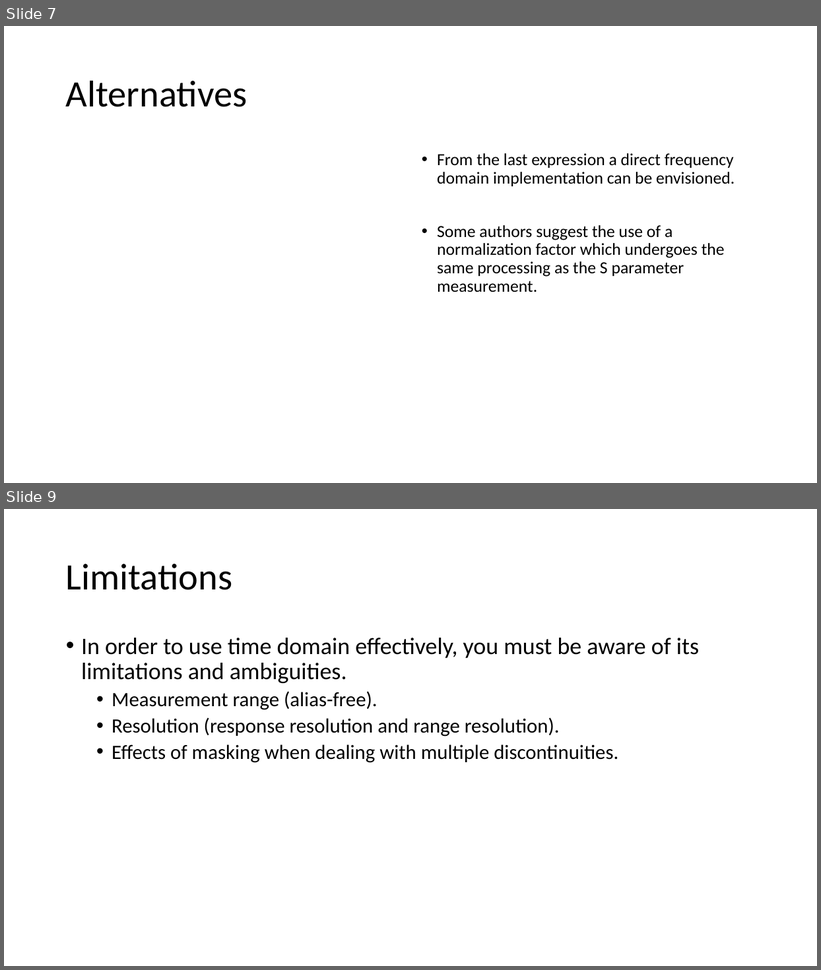
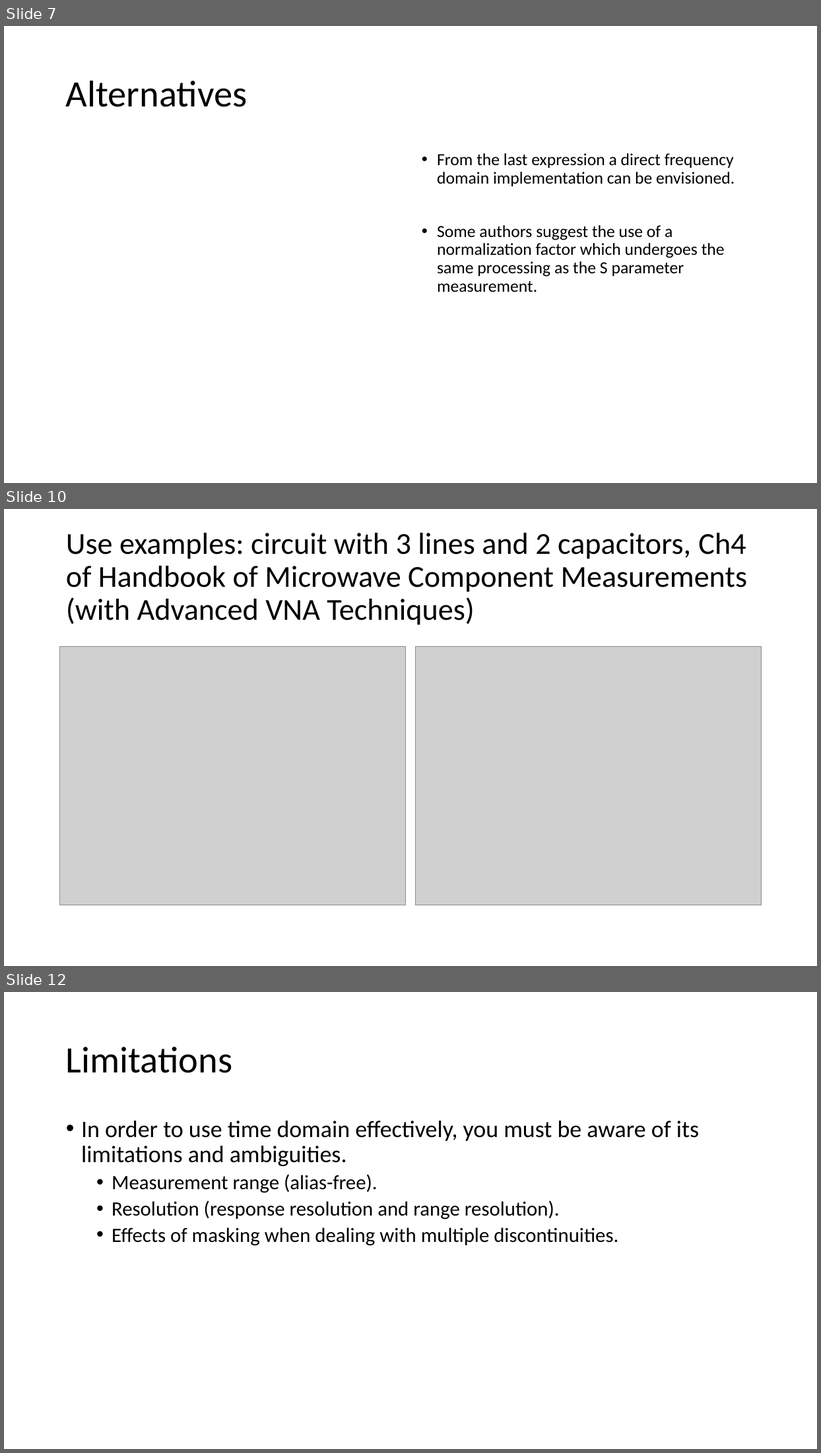
Before and after one commit to gara613/Microwaves_and_Antennas_Meas, a slide deck: TimeGating/Time gating algorithm.pptx. Shown one above the other, each under a label of ours: slides 7 and 9 before the commit, slides 7, 10 and 12 after it; the slides between them are not shown. The pictures are 821x970 and 821x1453 pixels, drawn with LibreOffice and Linux fonts; fonts in the diff are those of the drawing; grey boxes stand for pictures. Boxes give left, top, right and bottom in pixels: in the first picture for what was removed or moved away, otherwise in the second. Text is boxed around its words. In the diff, an @@ line names an element or a change of style, - is before the commit and + after.

```diff
--- a/TimeGating/Time gating algorithm.pptx
+++ b/TimeGating/Time gating algorithm.pptx
@@ slide 10 added at (x1=4, y1=509, x2=817, y2=966), background #FFFFFF @@
@@ title added at (x1=66, y1=533, x2=747, y2=625), 36 pt, text #000000 @@
+Use examples: circuit with 3 lines and 2 capacitors, Ch4 of Handbook of Microwave Component Measurements (with Advanced VNA Techniques)
@@ picture added at (x1=60, y1=646, x2=406, y2=906) @@
@@ picture added at (x1=416, y1=646, x2=762, y2=906) @@
@@ what was slide 9 is now slide 12 @@
```
Also in this commit, not shown: 1 slide changed, 2 other slides added.
